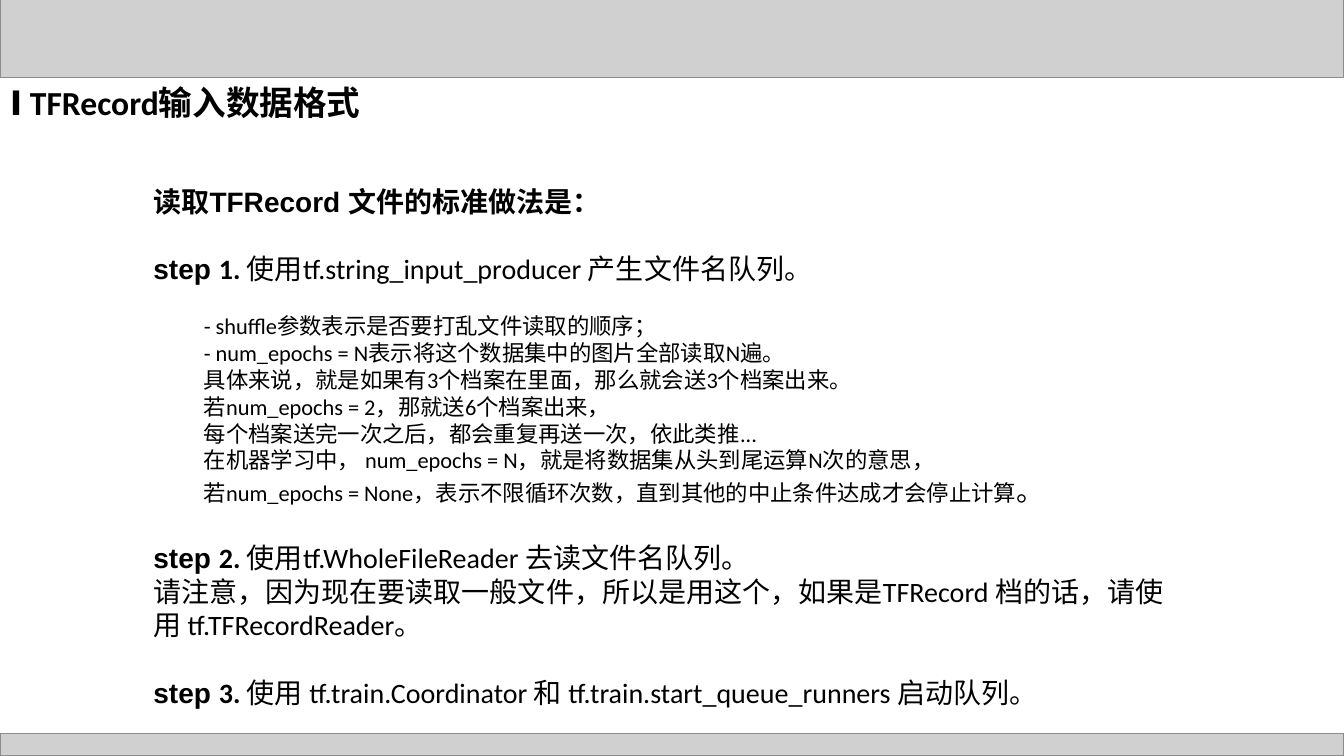
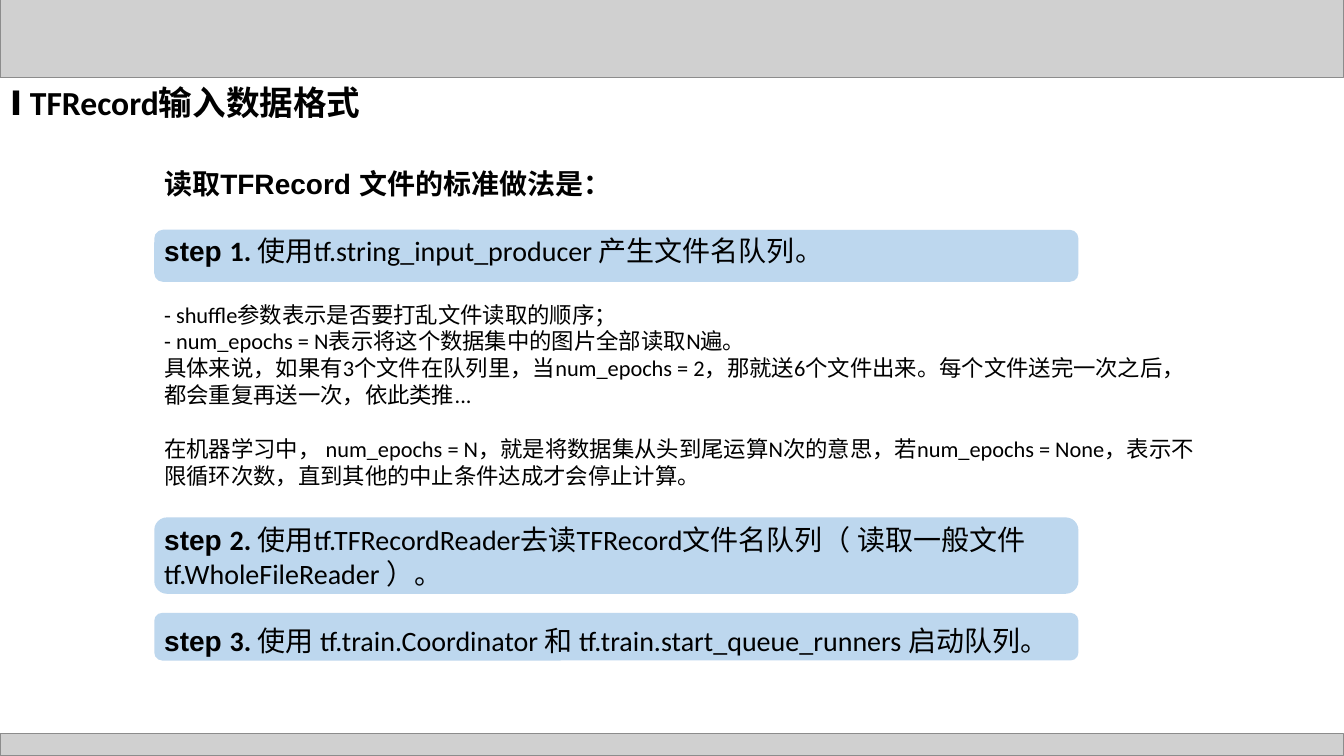
Before and after one commit to lhuangjs/tensotflow-in-action, a slide deck: slide 6 of supports/ppt/chapter7/chapter7.pptx. Drawn at 1344x756 pixels with LibreOffice and Linux fonts; fonts in the diff are those of the drawing; grey boxes stand for pictures. Boxes give left, top, right and bottom in pixels: in the first picture for what was removed or moved away, otherwise in the second. Text is boxed around its words. In the diff, an @@ line names an element or a change of style, - is before the commit and + after.

```diff
--- a/supports/ppt/chapter7/chapter7.pptx
+++ b/supports/ppt/chapter7/chapter7.pptx
@@ text "读取TFRecord 文件的标准做法是：": place and size @@
-text "读取TFRecord 文件的标准做法是：" at (153, 188, 1163, 708)
+text "读取TFRecord 文件的标准做法是：" at (164, 170, 1194, 656)
@@ rounded rectangle added at (154, 230, 1079, 282), fill #BDD7EE @@
@@ text at (176, 304, 745, 353): list level 2 to 1 in "- shuffle参数表示是否要打乱文件读取的顺序；"; list level 2 to 1 in "- num_epochs = N表示将这个数据集中的图片全部读取N遍。" @@
@@ text at (164, 357, 1194, 587): text changed @@
-  具体来说，就是如果有3个档案在里面，那么就会送3个档案出来。
-  若num_epochs = 2，那就送6个档案出来，
-  每个档案送完一次之后，都会重复再送一次，依此类推...
-  在机器学习中， num_epochs = N，就是将数据集从头到尾运算N次的意思，
-  若num_epochs = None，表示不限循环次数，直到其他的中止条件达成才会停止计算。
-step 2. 使用tf.WholeFileReader 去读文件名队列。
-请注意，因为现在要读取一般文件，所以是用这个，如果是TFRecord 档的话，请使用 tf.TFRecordReader。
+具体来说，如果有3个文件在队列里，当num_epochs = 2，那就送6个文件出来。每个文件送完一次之后，都会重复再送一次，依此类推...
+在机器学习中， num_epochs = N，就是将数据集从头到尾运算N次的意思，若num_epochs = None，表示不限循环次数，直到其他的中止条件达成才会停止计算。
+step 2. 使用tf.TFRecordReader去读TFRecord文件名队列（ 读取一般文件tf.WholeFileReader ）。
@@ rounded rectangle added at (154, 517, 1079, 594), fill #BDD7EE @@
@@ rounded rectangle added at (154, 613, 1079, 660), fill #BDD7EE @@
```
Also in this commit, not shown: 8 other slides changed, 4 slides added, 17 slides removed.
